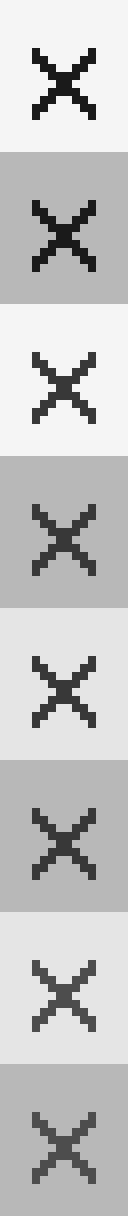
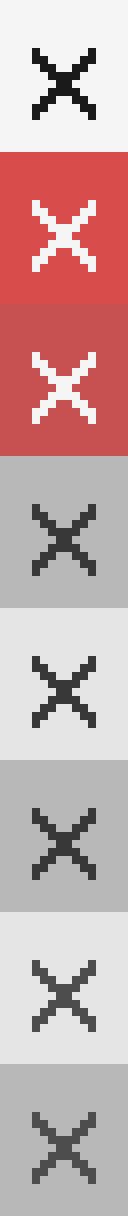
Layers edited between the first and the second w=128, h=1216 image:
painted on "Background copy 2" over box(32, 200, 96, 424)
painted on "Background copy" over box(0, 152, 128, 456)
